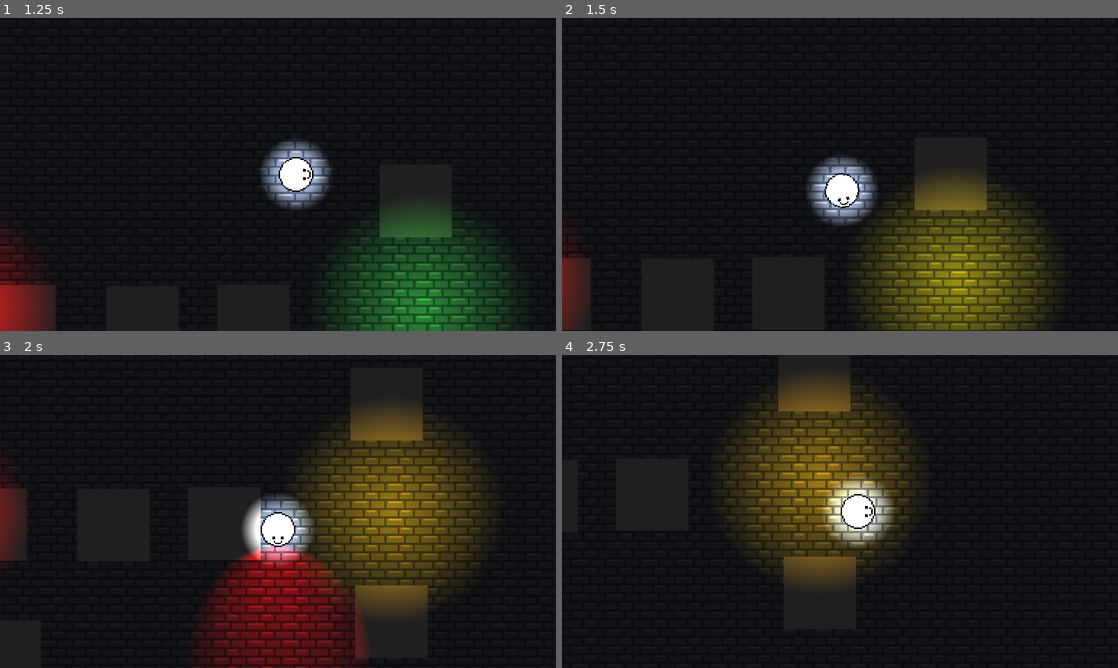
Above: before the commit, frames 1-4 (two rows, left to right).
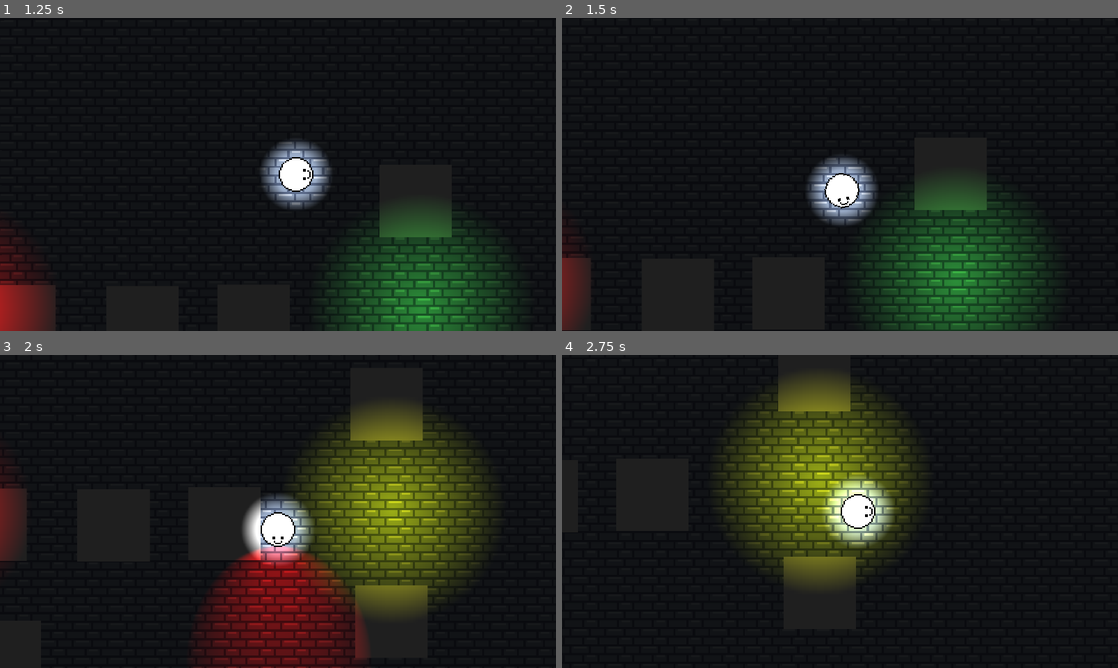
Above: after the commit, the same moments.

Repository: ToumaKamijou/Game-Making-A3
Game: Godot game, scene res://scenes/2D/levels/test_level.tscn
Same seed, same stepped clock (60 frames per second), same inputs: the game is played once before the commit and once after it.
Inputs:
- Up to frame 1 (1.25 s): tap Enter at 0.5 s; hold D (move_right) from 0.53 s (still down); hold F (show_flashlight) from 0.53 s (still down)
- Up to frame 2 (1.5 s): release D (move_right) at 1.28 s; release F (show_flashlight) at 1.28 s; hold S (move_down) from 1.28 s (still down); tap Space (change_flash_color) at 1.35 s
- Up to frame 3 (2 s): keep holding S (move_down); tap F (show_flashlight) at 1.55 s
- Up to frame 4 (2.75 s): release S (move_down) at 2.03 s; hold D (move_right) from 2.03 s (still down); hold F (show_flashlight) from 2.03 s (still down)

Frame 1 is identical in both runs. In frame 2, 11% of the frame differs, in the area x 53-87%, y 51-100%; in frame 3, 4.9%; in frame 4, 4.7%.

Commit message:
stability
I forgot to make these changes before.

Diff:
--- a/a-3-game/scripts/2D/player/player.gd
+++ b/a-3-game/scripts/2D/player/player.gd
@@ -109,9 +109,11 @@
 		if _flashlight.enabled == true:
 			_flashlight.enabled = false
 			_shapecast_body.enabled = false
+			_shapecast_area.enabled = false
 		else:
 			_flashlight.enabled = true
 			_shapecast_body.enabled = true
+			_shapecast_area.enabled = true
 
 	elif event.is_action_pressed("change_flash_color"):
 		flash_color = ((int(flash_color) + 1) % Global.LIGHT_COLOR.size()) as Global.LIGHT_COLOR
--- a/a-3-game/scripts/2D/test/static_light.gd
+++ b/a-3-game/scripts/2D/test/static_light.gd
@@ -66,23 +66,24 @@
 
 		for i in _collided_objects:
 			if not current_collisions.has(i):
+				i.override = false
 				i.change_lit_status(false)
 
 		_collided_objects = current_collisions.duplicate()
 
 	# There's probably a math solution for this, as well as a more elegant loop. This works too.
 	if _flash_color != 0:
-		if _base_value == 0 or 4 or 5 or 6:
-			var tween = create_tween()
-			if _flash_color == 1:
-				tween.tween_property(self, "color", Color.RED, .5)
-				_light_color = Global.LIGHT_COLOR.RED
-			if _flash_color == 2:
-				tween.tween_property(self, "color", Color.LIME_GREEN, .5)
-				_light_color = Global.LIGHT_COLOR.GREEN
-			if _flash_color == 3:
-				tween.tween_property(self, "color", Color.ROYAL_BLUE, .5)
-				_light_color = Global.LIGHT_COLOR.BLUE
+		#if _base_value == 0 or 4 or 5 or 6:
+			#var tween = create_tween()
+			#if _flash_color == 1:
+				#tween.tween_property(self, "color", Color.RED, .5)
+				#_light_color = Global.LIGHT_COLOR.RED
+			#if _flash_color == 2:
+				#tween.tween_property(self, "color", Color.LIME_GREEN, .5)
+				#_light_color = Global.LIGHT_COLOR.GREEN
+			#if _flash_color == 3:
+				#tween.tween_property(self, "color", Color.ROYAL_BLUE, .5)
+				#_light_color = Global.LIGHT_COLOR.BLUE
 		if _base_value == 1:
 			var tween = create_tween()
 			if _flash_color == 1:
